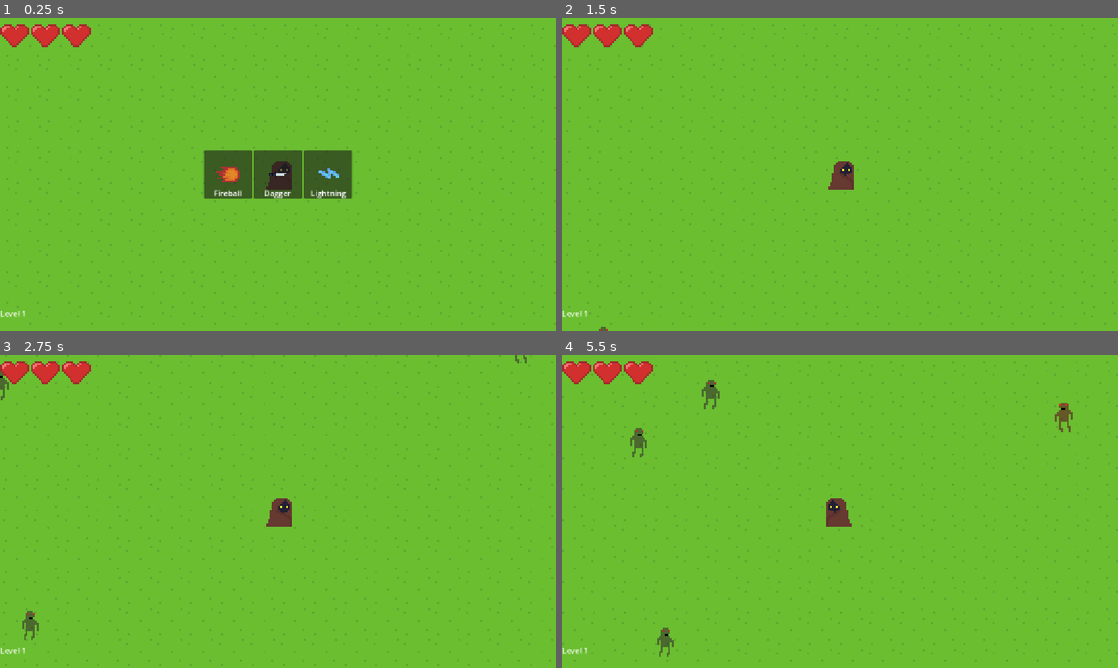
Above: before the commit, frames 1-4 (two rows, left to right).
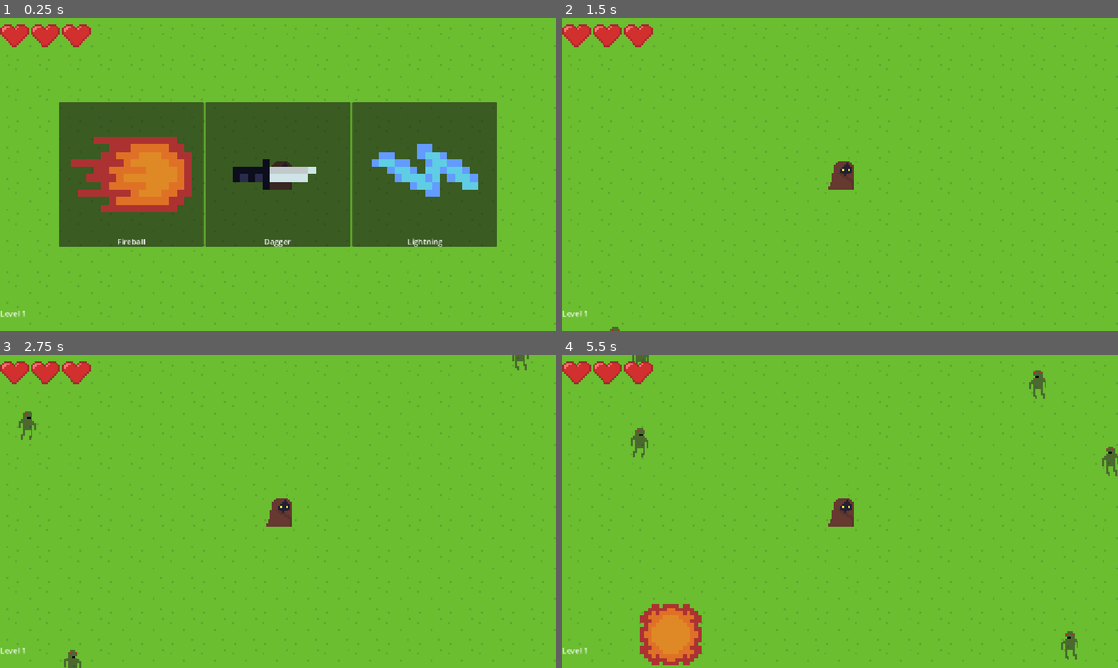
Above: after the commit, the same moments.

Repository: alexandrejanin/necroguenomicon-survivor
Game: Godot game, scene res://game.tscn
Same seed, same stepped clock (60 frames per second), same inputs: the game is played once before the commit and once after it.
Inputs:
- Up to frame 1 (0.25 s): no input
- Up to frame 2 (1.5 s): click "Fireball" at 0.5 s; tap Enter at 1.25 s; hold Right (ui_right) from 1.28 s (still down); hold R from 1.28 s (still down)
- Up to frame 3 (2.75 s): release Right (ui_right) at 2.03 s; release R at 2.03 s; hold Down (ui_down) from 2.03 s (still down); tap R at 2.1 s
- Up to frame 4 (5.5 s): release Down (ui_down) at 2.78 s; hold Right (ui_right) 2.78-3.53 s; hold R 2.78-3.53 s; hold Up (ui_up) 3.53-4.28 s; tap R at 3.6, 5.1 s; hold R 4.28-5.03 s; hold Left (ui_left) from 4.28 s (still down)

The runs differ from the first frame. In frame 1, 34% of the frame differs, in the area x 10-90%, y 26-74%; in frame 2, 4.0%; in frame 3, 4.4%; in frame 4, 6.8%.

Commit message:
Add spell stats, gamepad input

Diff:
--- a/player/player.gd
+++ b/player/player.gd
@@ -2,7 +2,7 @@
 extends CharacterBody2D
 
 @export var SPEED := 30.0
-@export var PICKUP_RANGE := 20.0
+@export var PICKUP_RANGE := 27.0
 @export var MAX_HP := 3
 @export var INVINCIBILITY_DURATION := 3.0
 
@@ -31,19 +31,9 @@
 	if hp <= 0:
 		return
 
-	var x_direction := Input.get_axis("ui_left", "ui_right")
-	if x_direction:
-		velocity.x = x_direction * SPEED
-	else:
-		velocity.x = move_toward(velocity.x, 0, SPEED)
+	var direction := Input.get_vector("move_left", "move_right", "move_up", "move_down")
 
-	var y_direction := Input.get_axis("ui_up", "ui_down")
-	if y_direction:
-		velocity.y = y_direction * SPEED
-	else:
-		velocity.y = move_toward(velocity.y, 0, SPEED)
-
-	velocity.limit_length(SPEED)
+	velocity = SPEED * direction
 
 	move_and_slide()
 
--- a/project.godot
+++ b/project.godot
@@ -20,6 +20,33 @@
 window/stretch/mode="canvas_items"
 window/stretch/aspect="expand"
 
+[input]
+
+move_left={
+"deadzone": 0.2,
+"events": [Object(InputEventJoypadMotion,"resource_local_to_scene":false,"resource_name":"","device":-1,"axis":0,"axis_value":-1.0,"script":null)
+, Object(InputEventKey,"resource_local_to_scene":false,"resource_name":"","device":16,"window_id":0,"alt_pressed":false,"shift_pressed":false,"ctrl_pressed":false,"meta_pressed":false,"pressed":false,"keycode":0,"physical_keycode":65,"key_label":0,"unicode":0,"location":0,"echo":false,"script":null)
+]
+}
+move_right={
+"deadzone": 0.2,
+"events": [Object(InputEventJoypadMotion,"resource_local_to_scene":false,"resource_name":"","device":-1,"axis":0,"axis_value":1.0,"script":null)
+, Object(InputEventKey,"resource_local_to_scene":false,"resource_name":"","device":-1,"window_id":0,"alt_pressed":false,"shift_pressed":false,"ctrl_pressed":false,"meta_pressed":false,"pressed":false,"keycode":0,"physical_keycode":68,"key_label":0,"unicode":100,"location":0,"echo":false,"script":null)
+]
+}
+move_up={
+"deadzone": 0.2,
+"events": [Object(InputEventJoypadMotion,"resource_local_to_scene":false,"resource_name":"","device":-1,"axis":1,"axis_value":-1.0,"script":null)
+, Object(InputEventKey,"resource_local_to_scene":false,"resource_name":"","device":-1,"window_id":0,"alt_pressed":false,"shift_pressed":false,"ctrl_pressed":false,"meta_pressed":false,"pressed":false,"keycode":0,"physical_keycode":87,"key_label":0,"unicode":119,"location":0,"echo":false,"script":null)
+]
+}
+move_down={
+"deadzone": 0.2,
+"events": [Object(InputEventJoypadMotion,"resource_local_to_scene":false,"resource_name":"","device":-1,"axis":1,"axis_value":1.0,"script":null)
+, Object(InputEventKey,"resource_local_to_scene":false,"resource_name":"","device":-1,"window_id":0,"alt_pressed":false,"shift_pressed":false,"ctrl_pressed":false,"meta_pressed":false,"pressed":false,"keycode":0,"physical_keycode":83,"key_label":0,"unicode":115,"location":0,"echo":false,"script":null)
+]
+}
+
 [layer_names]
 
 2d_physics/layer_1="Terrain"
--- a/spells/dagger/dagger.gd
+++ b/spells/dagger/dagger.gd
@@ -2,12 +2,11 @@
 extends Projectile
 
 @export var SPEED = 100.0
-@export var DAMAGE := 100
 
 func _on_shoot(index: int) -> bool:
 	shoot_towards(global_position + Vector2.LEFT.rotated(PI/4 * index), SPEED)
 	return true
 
 func on_hit(mob: Mob) -> void:
-	mob.take_damage(DAMAGE)
+	mob.take_damage(spell.stats.get("DAMAGE").get_value())
 	queue_free()
--- a/spells/dagger/dagger.tres
+++ b/spells/dagger/dagger.tres
@@ -3,11 +3,29 @@
 [ext_resource type="PackedScene" uid="uid://ctk8eq0kg6vu3" path="res://spells/dagger/dagger.tscn" id="1_6om08"]
 [ext_resource type="Texture2D" uid="uid://cue2h5go4n5u3" path="res://sprites/dagger.png" id="1_v55yq"]
 [ext_resource type="Script" uid="uid://bdycgjomh2m88" path="res://spells/spell.gd" id="2_v55yq"]
+[ext_resource type="Script" uid="uid://baspo16md2iif" path="res://spells/stat.gd" id="4_0ltqd"]
+
+[sub_resource type="Resource" id="Resource_bxpqd"]
+script = ExtResource("4_0ltqd")
+name = "Cast rate"
+base = 2.0
+per_level = 0.5
+metadata/_custom_type_script = "uid://baspo16md2iif"
+
+[sub_resource type="Resource" id="Resource_v4r5p"]
+script = ExtResource("4_0ltqd")
+name = "Damage"
+base = 100.0
+per_level = 50.0
+metadata/_custom_type_script = "uid://baspo16md2iif"
 
 [resource]
 script = ExtResource("2_v55yq")
 name = "Dagger"
 icon = ExtResource("1_v55yq")
-cooldown = 1.0
 projectile = ExtResource("1_6om08")
+FIRE_RATE = SubResource("Resource_bxpqd")
+stats = Dictionary[String, ExtResource("4_0ltqd")]({
+"DAMAGE": SubResource("Resource_v4r5p")
+})
 metadata/_custom_type_script = "uid://bdycgjomh2m88"
--- a/spells/fireball/fireball.tres
+++ b/spells/fireball/fireball.tres
@@ -1,13 +1,21 @@
 [gd_resource type="Resource" script_class="Spell" format=3 uid="uid://d38x1cg7fju2"]
 
+[ext_resource type="Script" uid="uid://baspo16md2iif" path="res://spells/stat.gd" id="1_eorl8"]
 [ext_resource type="PackedScene" uid="uid://bsstyhhgxe358" path="res://spells/fireball/fireball.tscn" id="1_es81u"]
 [ext_resource type="Script" uid="uid://bdycgjomh2m88" path="res://spells/spell.gd" id="1_kdtli"]
 [ext_resource type="Texture2D" uid="uid://723nwk7llblv" path="res://sprites/fireball.png" id="1_tc6bx"]
+
+[sub_resource type="Resource" id="Resource_v4r5p"]
+script = ExtResource("1_eorl8")
+name = "Cast rate"
+base = 0.3
+per_level = 0.15
+metadata/_custom_type_script = "uid://baspo16md2iif"
 
 [resource]
 script = ExtResource("1_kdtli")
 name = "Fireball"
 icon = ExtResource("1_tc6bx")
-cooldown = 3.0
 projectile = ExtResource("1_es81u")
+FIRE_RATE = SubResource("Resource_v4r5p")
 metadata/_custom_type_script = "uid://bdycgjomh2m88"
--- /dev/null
+++ b/spells/int_stat.gd
@@ -0,0 +1 @@
+extends Stat
--- a/spells/lightning/lightning.gd
+++ b/spells/lightning/lightning.gd
@@ -1,9 +1,6 @@
 class_name Lightning
 extends Projectile
 
-@export var DAMAGE := 40
-@export var BOUNCES := 2
-@export var BOUNCE_RANGE := 32.0
 @export var DURATION := 0.15
 
 var timer := 0.0
@@ -29,12 +26,12 @@
 			new_lightning.global_rotation = delta.angle() + randf_range(-PI/8,PI/8)
 			add_sibling(new_lightning)
 		starting_position = mob.global_position
-		mob.take_damage(DAMAGE)
+		mob.take_damage(spell.stats.get("DAMAGE").get_value())
 
 	return true
 
-func on_hit(mob: Mob) -> void:
-	mob.take_damage(DAMAGE)
+func on_hit(_mob: Mob) -> void:
+	pass
 
 func get_mob_chain() -> Array[Mob]:
 	var all_mobs = get_all_mobs()
@@ -44,13 +41,14 @@
 
 	var mob_chain: Array[Mob] = []
 	var starting_position = global_position
-	for i in range(BOUNCES + 1):
+	for i in range(spell.stats.get("BOUNCES").get_value() + 1):
 		var best_mob: Mob = null
 		for mob in all_mobs:
 			if mob_chain.has(mob):
 				continue
 			var distance = mob.global_position.distance_squared_to(starting_position)
-			if distance > (2 if i == 0 else 1) * BOUNCE_RANGE*BOUNCE_RANGE:
+			var max_range = spell.stats.get("BOUNCE_RANGE").get_value()
+			if distance > max_range*max_range:
 				continue
 			if best_mob != null && best_mob.global_position.distance_squared_to(starting_position) < distance:
 				continue
--- a/spells/lightning/lightning.tres
+++ b/spells/lightning/lightning.tres
@@ -1,13 +1,55 @@
 [gd_resource type="Resource" script_class="Spell" format=3 uid="uid://bgcc4iincerat"]
 
+[ext_resource type="Script" uid="uid://baspo16md2iif" path="res://spells/stat.gd" id="1_1wxd4"]
 [ext_resource type="Script" uid="uid://bdycgjomh2m88" path="res://spells/spell.gd" id="1_cgt22"]
 [ext_resource type="Texture2D" uid="uid://dsudx4pa4n33v" path="res://sprites/lightning.png" id="1_ogv0y"]
 [ext_resource type="PackedScene" uid="uid://cgl054vwnocip" path="res://spells/lightning/lightning.tscn" id="2_leb5k"]
+
+[sub_resource type="Resource" id="Resource_0ltqd"]
+script = ExtResource("1_1wxd4")
+name = "Cast rate"
+base = 1.0
+per_level = 0.5
+metadata/_custom_type_script = "uid://baspo16md2iif"
+
+[sub_resource type="Resource" id="Resource_1wxd4"]
+script = ExtResource("1_1wxd4")
+name = "Bounces"
+base = 2.0
+per_level = 1.0
+metadata/_custom_type_script = "uid://baspo16md2iif"
+
+[sub_resource type="Resource" id="Resource_wmg34"]
+script = ExtResource("1_1wxd4")
+name = "Bounce range"
+base = 32.0
+per_level = 16.0
+metadata/_custom_type_script = "uid://baspo16md2iif"
+
+[sub_resource type="Resource" id="Resource_1oc1g"]
+script = ExtResource("1_1wxd4")
+name = "Damage"
+base = 40.0
+per_level = 20.0
+metadata/_custom_type_script = "uid://baspo16md2iif"
+
+[sub_resource type="Resource" id="Resource_87n01"]
+script = ExtResource("1_1wxd4")
+name = "Range"
+base = 64.0
+per_level = 32.0
+metadata/_custom_type_script = "uid://baspo16md2iif"
 
 [resource]
 script = ExtResource("1_cgt22")
 name = "Lightning"
 icon = ExtResource("1_ogv0y")
-cooldown = 1.0
 projectile = ExtResource("2_leb5k")
+FIRE_RATE = SubResource("Resource_0ltqd")
+stats = Dictionary[String, ExtResource("1_1wxd4")]({
+"BOUNCES": SubResource("Resource_1wxd4"),
+"BOUNCE_RANGE": SubResource("Resource_wmg34"),
+"DAMAGE": SubResource("Resource_1oc1g"),
+"RANGE": SubResource("Resource_87n01")
+})
 metadata/_custom_type_script = "uid://bdycgjomh2m88"
--- a/spells/projectile.gd
+++ b/spells/projectile.gd
@@ -3,6 +3,7 @@
 extends RigidBody2D
 
 var player: Player = null
+var spell: Spell = null
 
 @abstract
 func _on_shoot(index: int) -> bool
@@ -10,8 +11,9 @@
 @abstract
 func on_hit(mob: Mob) -> void
 
-func on_shoot(new_player: Player, index: int) -> bool:
+func on_shoot(new_player: Player, new_spell: Spell, index: int) -> bool:
 	player = new_player
+	spell = new_spell
 	global_position = player.global_position
 	return _on_shoot(index)
 
--- a/spells/spell.gd
+++ b/spells/spell.gd
@@ -3,19 +3,23 @@
 
 @export var name := "Spell"
 @export var icon: Texture
-@export var cooldown := 5.0
 @export var projectile: Resource
+@export var FIRE_RATE: Stat
+@export var stats: Dictionary[String, Stat]
 
 var cooldown_timer := 0.0
 var projectile_counter := 0
 
 func tick(player: Player, delta: float) -> void:
 	cooldown_timer += delta
-	if (cooldown_timer >= cooldown):
+	if (cooldown_timer >= 1.0 / FIRE_RATE.get_value()):
 		var new_projectile: Projectile = projectile.instantiate()
 		player.add_sibling(new_projectile)
-		if new_projectile.on_shoot(player, projectile_counter):
+		if new_projectile.on_shoot(player, self, projectile_counter):
 			cooldown_timer = 0.0
 			projectile_counter += 1
 		else:
 			new_projectile.queue_free()
+
+func get_stats() -> Array[Stat]:
+	return [FIRE_RATE] + stats.values()
--- /dev/null
+++ b/spells/stat.gd
@@ -0,0 +1,17 @@
+class_name Stat
+extends Resource
+
+@export var name: String
+@export var base: float
+@export var per_level: float
+
+var level := 1
+
+func get_value() -> float:
+	return get_value_at(level)
+
+func get_next_value() -> float:
+	return get_value_at(level + 1)
+
+func get_value_at(other_level: int) -> float:
+	return base + (other_level - 1) * per_level
--- a/ui/upgrade_option.gd
+++ b/ui/upgrade_option.gd
@@ -2,8 +2,10 @@
 extends Button
 
 var spell: Spell = null
+var stat: Stat = null
 
-signal selected(spell: Spell)
+signal spell_selected(spell: Spell)
+signal upgrade_selected(stat: Stat)
 
 func _ready() -> void:
 	pressed.connect(on_pressed)
@@ -13,5 +15,14 @@
 	$Label.text = spell.name
 	$Icon.texture = spell.icon
 
+func set_spell_upgrade(new_spell: Spell, new_stat: Stat) -> void:
+	spell = new_spell
+	stat = new_stat
+	$Label.text = "%s: %s\n%f -> %f" % [spell.name, stat.name, stat.get_value(), stat.get_next_value()]
+	$Icon.texture = spell.icon
+
 func on_pressed() -> void:
-	selected.emit(spell)
+	if stat == null:
+		spell_selected.emit(spell)
+	else:
+		upgrade_selected.emit(stat)
--- a/ui/upgrades_manager.gd
+++ b/ui/upgrades_manager.gd
@@ -28,14 +28,27 @@
 	for spell in spells:
 		var new_option: UpgradeOption = option_resource.instantiate()
 		options_parent.add_child(new_option)
-		new_option.custom_minimum_size.x = 100
-		new_option.set_spell(spell)
-		new_option.selected.connect(on_option_selected)
+		new_option.custom_minimum_size = Vector2(300, 300)
+
+		if player.spells.has(spell):
+			new_option.set_spell_upgrade(spell, spell.get_stats().pick_random())
+		else:
+			new_option.set_spell(spell)
+
+		new_option.spell_selected.connect(on_spell_selected)
+		new_option.upgrade_selected.connect(on_upgrade_selected)
 
 	options_parent.visible = true
 
-func on_option_selected(spell: Spell) -> void:
+func on_spell_selected(spell: Spell) -> void:
 	player.spells.append(spell)
+	close()
+
+func on_upgrade_selected(stat: Stat) -> void:
+	stat.level += 1
+	close()
+
+func close() -> void:
 
 	options_parent.visible = false
 	for node in options_parent.get_children():
Not shown, added: spells/int_stat.gd.uid
Not shown, added: spells/stat.gd.uid
